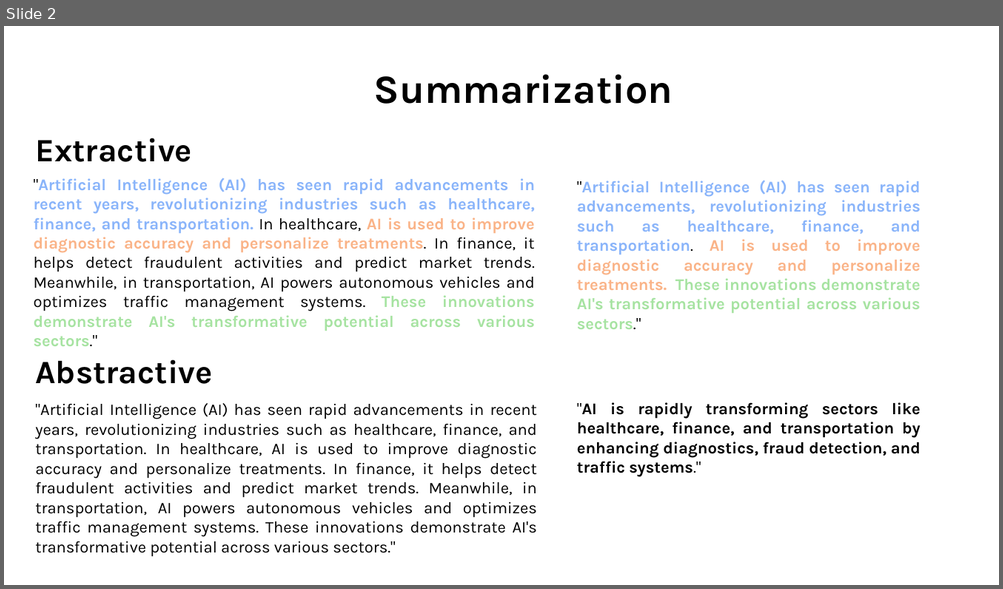
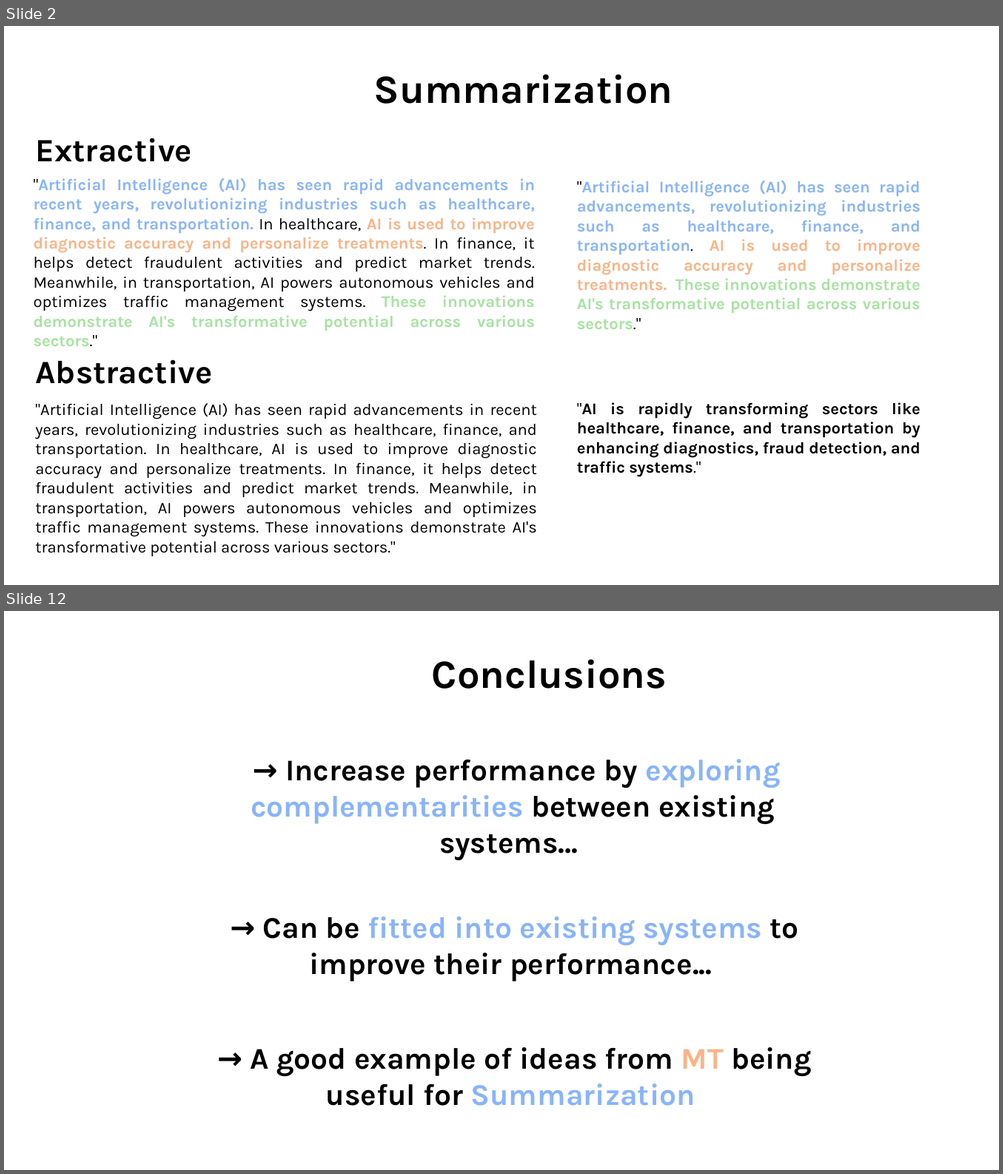
Before and after one commit to fcoelhomrc/abstractive-summarization, a slide deck: presentation/presentation.odp. Shown one above the other, each under a label of ours: slide 2 before the commit, slides 2 and 12 after it; the slides between them are not shown. The pictures are 1003x589 and 1003x1174 pixels, drawn with LibreOffice and Linux fonts; fonts in the diff are those of the drawing. Boxes give left, top, right and bottom in pixels: in the first picture for what was removed or moved away, otherwise in the second. Text is boxed around its words. In the diff, an @@ line names an element or a change of style, - is before the commit and + after.

```diff
--- a/presentation/presentation.odp
+++ b/presentation/presentation.odp
@@ slide 12 added at bbox=[4, 611, 999, 1170], background #FFFFFF @@
@@ text added at bbox=[432, 659, 666, 689], 32 pt, text #000000, bold @@
+Conclusions
@@ text added at bbox=[250, 759, 780, 860], 24 pt, text #000000, bold @@
+→ Increase performance by exploring complementarities between existing systems…
@@ text added at bbox=[263, 917, 799, 982], 24 pt, text #000000, bold @@
+→ Can be fitted into existing systems to improve their performance...
@@ text added at bbox=[250, 1048, 811, 1106], 24 pt, text #000000, bold @@
+→ A good example of ideas from MT being useful for Summarization
```
Also in this commit, not shown: 6 other slides added, 1 other file.
